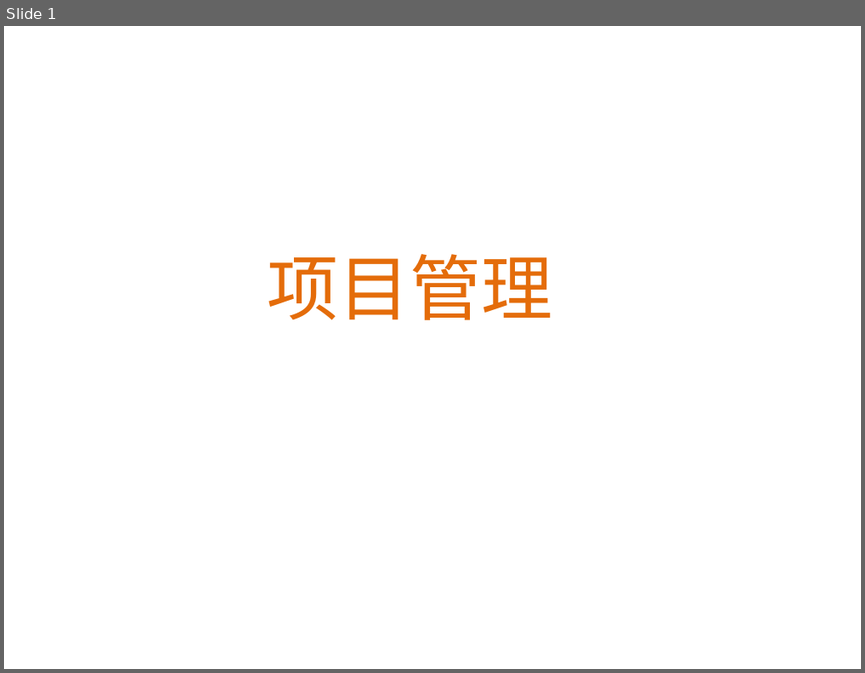
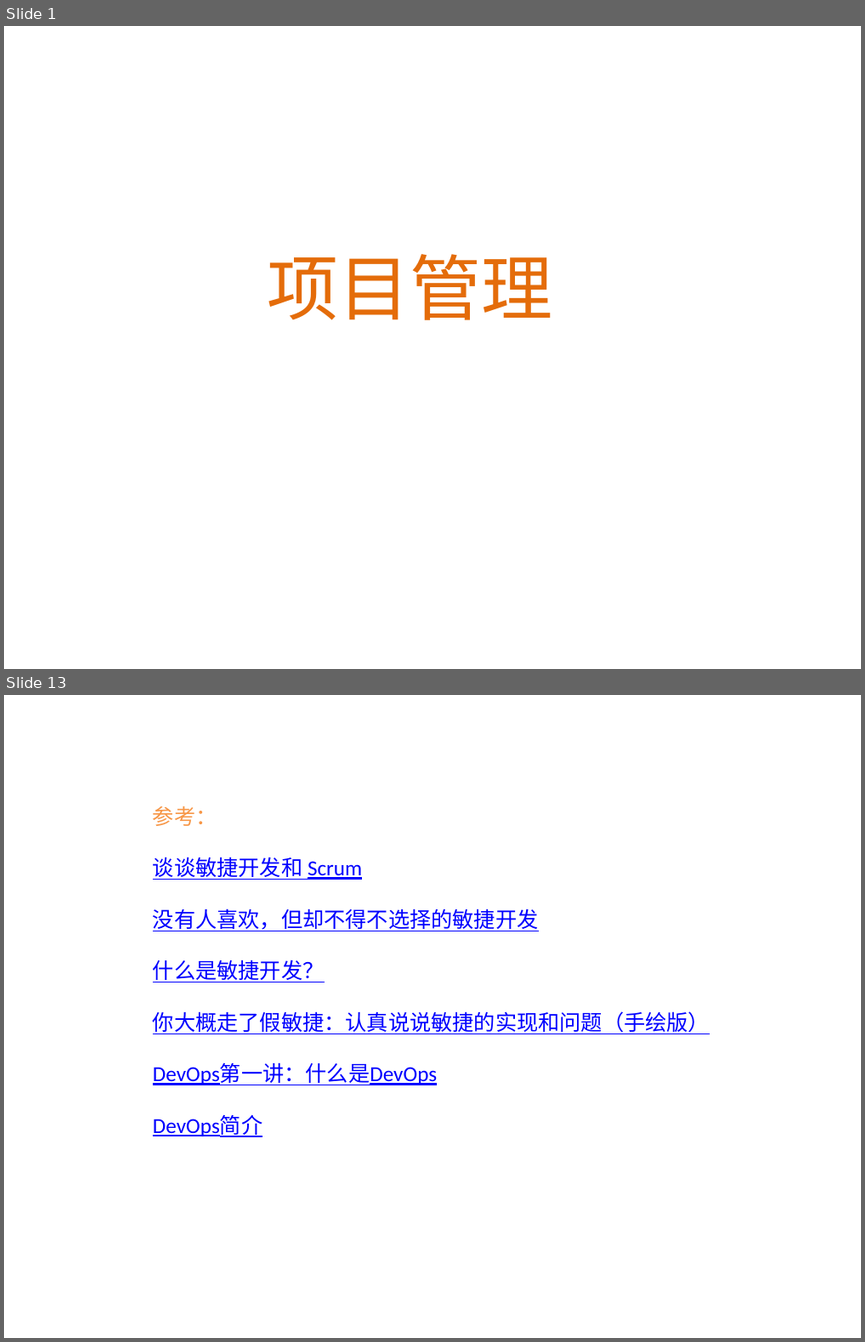
Before and after one commit to itwyhuaing/ProjectM, a slide deck: HaiNaBian_PM知识分享/201812/PM.pptx. Shown one above the other, each under a label of ours: slide 1 before the commit, slides 1 and 13 after it; the slides between them are not shown. The pictures are 865x673 and 865x1342 pixels, drawn with LibreOffice and Linux fonts; fonts in the diff are those of the drawing; background and template pictures are left out. Boxes give left, top, right and bottom in pixels: in the first picture for what was removed or moved away, otherwise in the second. Text is boxed around its words. In the diff, an @@ line names an element or a change of style, - is before the commit and + after.

```diff
--- a/HaiNaBian_PM知识分享/201812/PM.pptx
+++ b/HaiNaBian_PM知识分享/201812/PM.pptx
@@ slide 13 added at [4, 695, 861, 1338], background picture (left out) @@
@@ text added at [153, 806, 710, 1137], 18 pt, text #0000FF, underline @@
+参考：
+谈谈敏捷开发和 Scrum
+没有人喜欢，但却不得不选择的敏捷开发
+什么是敏捷开发？
+你大概走了假敏捷：认真说说敏捷的实现和问题（手绘版）
+DevOps第一讲：什么是DevOps
+DevOps简介
```
Also in this commit, not shown: 3 slides changed, 7 other slides added, 2 slides removed, 1 other file.
